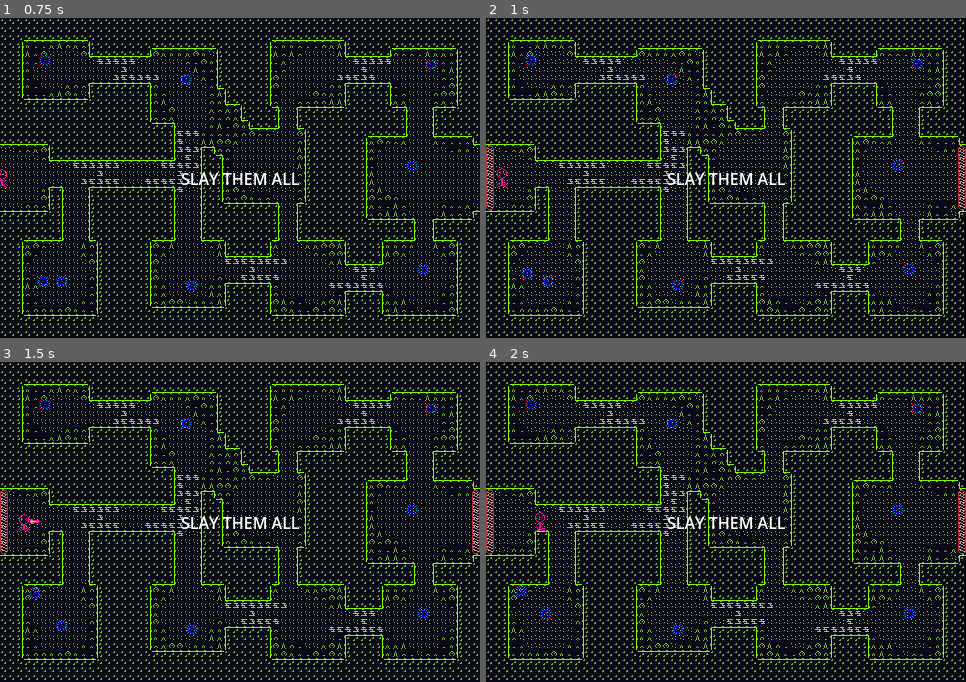
Above: before the commit, frames 1-4 (two rows, left to right).
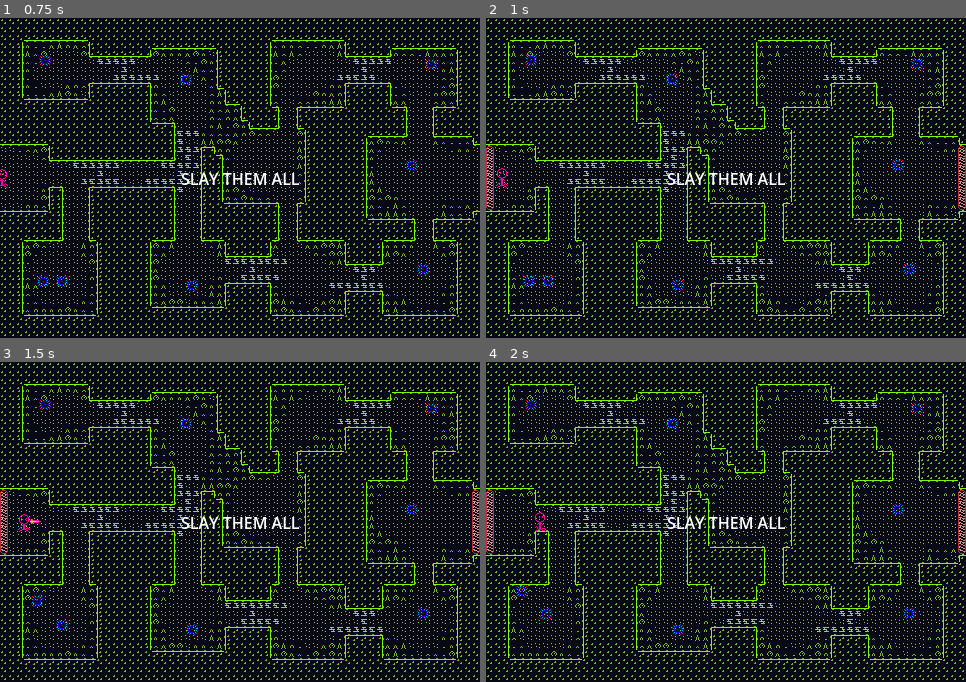
Above: after the commit, the same moments.

Repository: jellyfishhunter/jellys-LD56
Game: Godot game, scene res://scenes/main.tscn
Same seed, same stepped clock (60 frames per second), same inputs: the game is played once before the commit and once after it.
Inputs:
- Up to frame 1 (0.75 s): click "Start" at 0.5 s
- Up to frame 2 (1 s): no input
- Up to frame 3 (1.5 s): hold Right (move_right) from 1.28 s (still down); tap Space (attack) at 1.35 s
- Up to frame 4 (2 s): keep holding Right (move_right)

Frame 1 is identical in both runs. In frame 2, less than 0.1% of the frame differs, in the area x 7-11%, y 78-85%; in frame 3, less than 0.1%, in the area x 6-9%, y 70-77%; in frame 4, less than 0.1%.

Commit message:
FIX enemies moving towards player from the far right

Diff:
--- a/scripts/influenza.gd
+++ b/scripts/influenza.gd
@@ -15,6 +15,10 @@
 
 func _ready():
 	$AnimatedSprite2D.play("idle")
+	# Disable monitoring while the game is loading
+	$AlertArea.monitoring = false
+	await get_tree().create_timer(1.0).timeout
+	$AlertArea.monitoring = true
 
 func add_player(player: Node2D):
 	player_node = player
